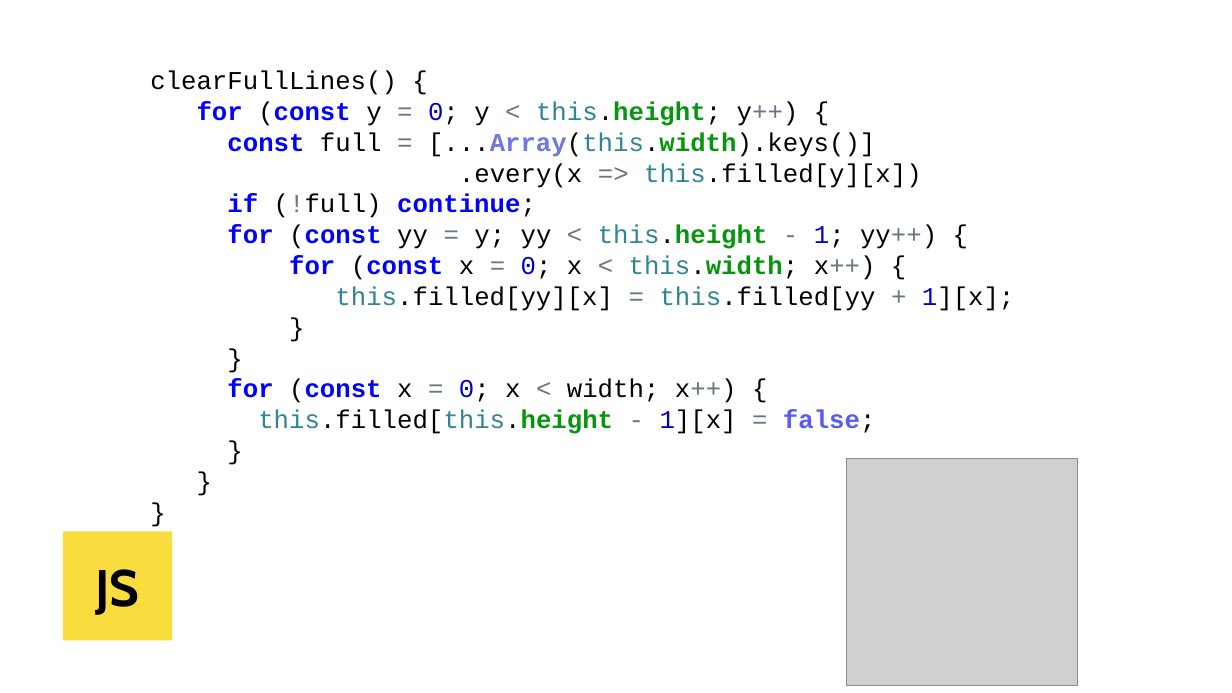
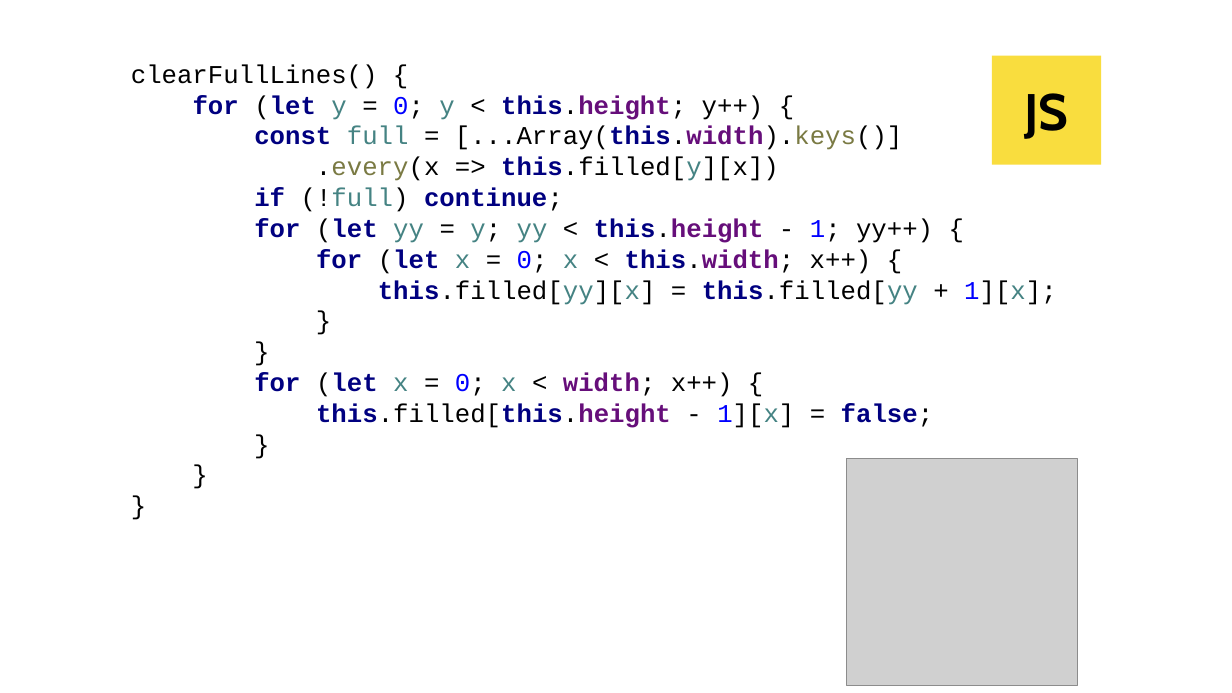
Before and after one commit to kontur-courses/clean-code, a slide deck: slide 41 of clean-code.pptx (slide 38 before the commit). Drawn at 1232x693 pixels with LibreOffice and Linux fonts; fonts in the diff are those of the drawing; grey boxes stand for pictures. Boxes give left, top, right and bottom in pixels: in the first picture for what was removed or moved away, otherwise in the second. Text is boxed around its words. In the diff, an @@ line names an element or a change of style, - is before the commit and + after.

```diff
--- a/clean-code.pptx
+++ b/clean-code.pptx
@@ rectangle "JS": place and size @@
-rectangle "JS" at box(63, 531, 172, 640)
+rectangle "JS" at box(993, 55, 1102, 165)
@@ text at box(131, 64, 1057, 428): text changed @@
-clearFullLines() {
-for (const y = 0; y < this.height; y++) {
-const full = [...Array(this.width).keys()]
-.every(x => this.filled[y][x])
-if (!full) continue;
-for (const yy = y; yy < this.height - 1; yy++) {
-for (const x = 0; x < this.width; x++) {
-this.filled[yy][x] = this.filled[yy + 1][x];
-}
-}
-for (const x = 0; x < width; x++) {
-this.filled[this.height - 1][x] = false;
-}
-}
-}
+clearFullLines() {
+for (let y = 0; y < this.height; y++) {
+const full = [...Array(this.width).keys()]
+.every(x => this.filled[y][x])
+if (!full) continue;
+for (let yy = y; yy < this.height - 1; yy++) {
+for (let x = 0; x < this.width; x++) {
+this.filled[yy][x] = this.filled[yy + 1][x];
+}
+}
+for (let x = 0; x < width; x++) {
+this.filled[this.height - 1][x] = false;
+}
+}
+}
```
Also in this commit, not shown: 15 other slides changed, 7 slides added, 3 slides removed, 7 other files.
